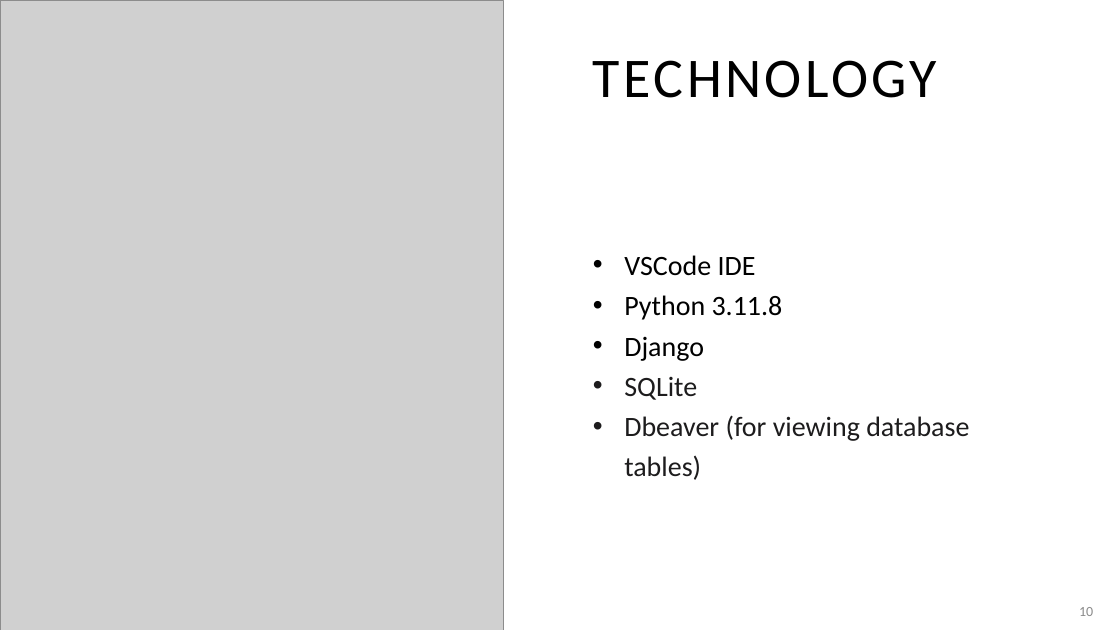
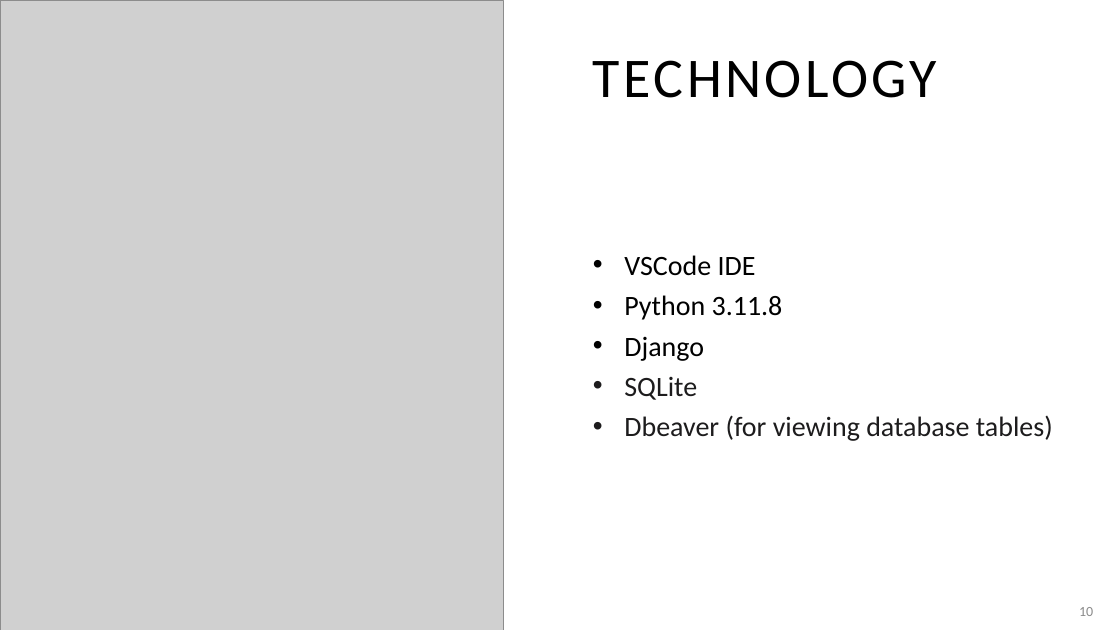
Before and after one commit to adriaonline/CPT200SP24-Team1, a slide deck: slide 10 of Phase 2 Docs/Phase 2 - Presentation.pptx. Drawn at 1120x630 pixels with LibreOffice and Linux fonts; fonts in the diff are those of the drawing; grey boxes stand for pictures. Boxes give left, top, right and bottom in pixels: in the first picture for what was removed or moved away, otherwise in the second. Text is boxed around its words. In the diff, an @@ line names an element or a change of style, - is before the commit and + after.

```diff
--- a/Phase 2 Docs/Phase 2 - Presentation.pptx
+++ b/Phase 2 Docs/Phase 2 - Presentation.pptx
@@ text "VSCode IDE" rewrapped from (624, 255, 969, 480) to (624, 255, 1053, 441) @@
```
Also in this commit, not shown: 6 other slides changed, 6 other files.
